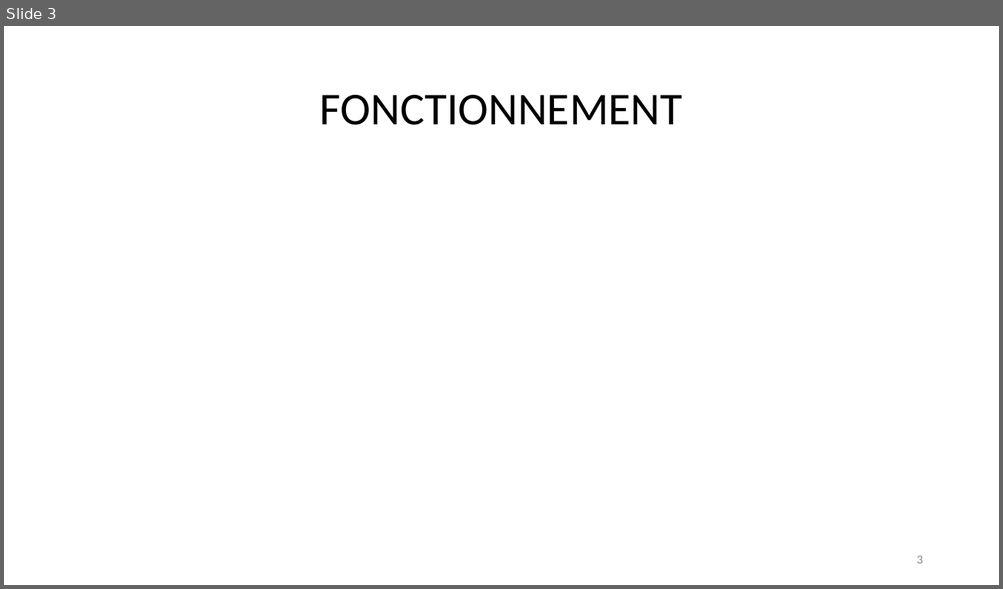
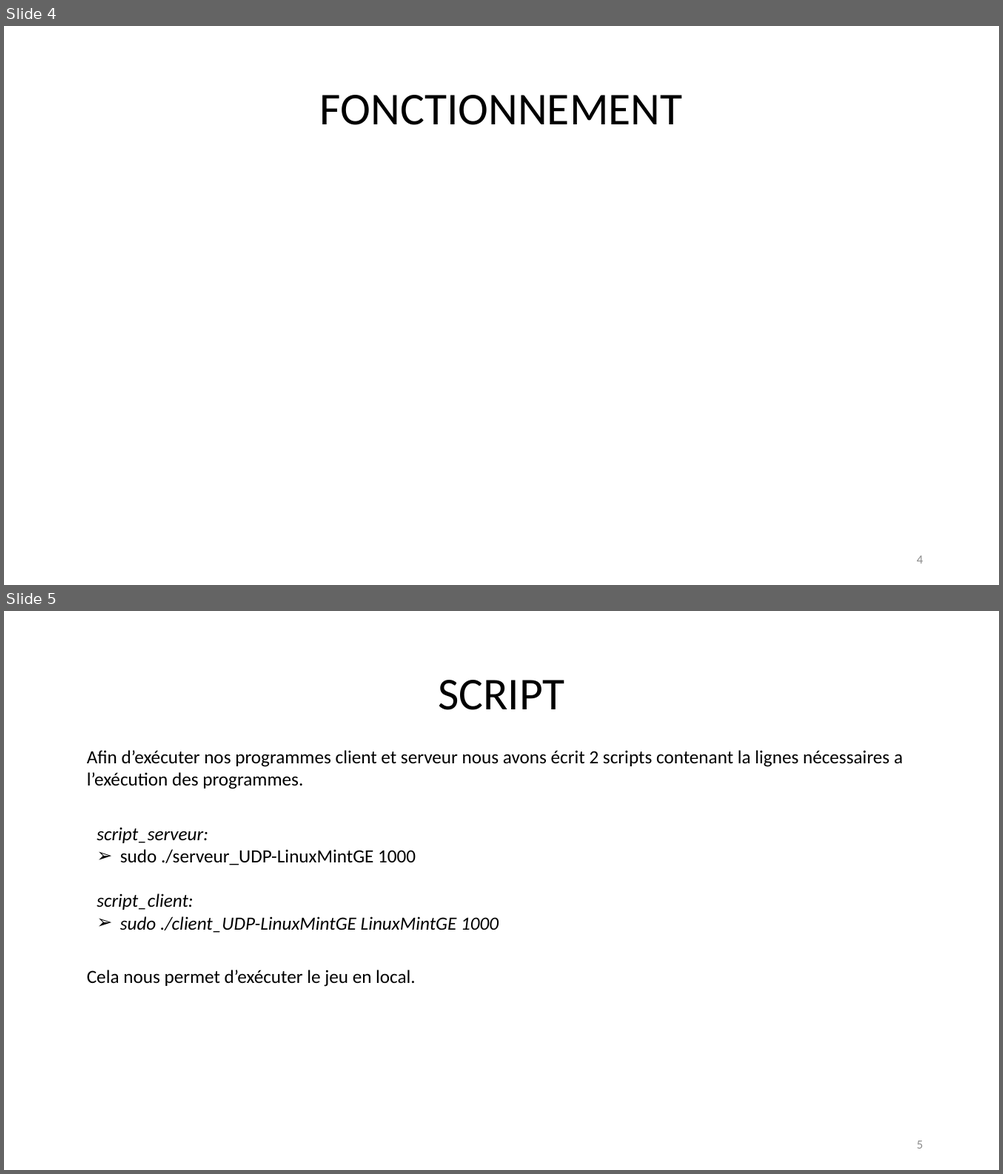
Before and after one commit to MourouMRMT/GuessNetwork, a slide deck: GuessNetwork.pptx. Shown one above the other, each under a label of ours: slide 3 before the commit, slides 4 and 5 after it. The pictures are 1003x589 and 1003x1174 pixels, drawn with LibreOffice and Linux fonts; fonts in the diff are those of the drawing. Boxes give left, top, right and bottom in pixels: in the first picture for what was removed or moved away, otherwise in the second. Text is boxed around its words. In the diff, an @@ line names an element or a change of style, - is before the commit and + after.

```diff
--- a/GuessNetwork.pptx
+++ b/GuessNetwork.pptx
@@ slide 5 added at (x1=4, y1=611, x2=999, y2=1170), background #FFFFFF @@
@@ title added at (x1=438, y1=680, x2=565, y2=710), 44 pt, text #000000 @@
+SCRIPT
@@ text added at (x1=87, y1=750, x2=902, y2=789), 18 pt, text #000000 @@
+Afin d’exécuter nos programmes client et serveur nous avons écrit 2 scripts contenant la lignes nécessaires a l’exécution des programmes.
@@ text added at (x1=96, y1=827, x2=498, y2=933), 18 pt, text #000000, italic @@
+script_serveur:
+➢ sudo ./serveur_UDP-LinuxMintGE 1000
+script_client:
+➢ sudo ./client_UDP-LinuxMintGE LinuxMintGE 1000
@@ text added at (x1=87, y1=970, x2=415, y2=987), 18 pt, text #000000 @@
+Cela nous permet d’exécuter le jeu en local.
@@ page number added at (x1=916, y1=1141, x2=922, y2=1149), 12 pt, text #8C8C8C @@
+5
@@ what was slide 3 is now slide 4 @@
@@ page number at (x1=916, y1=556, x2=922, y2=564): text changed @@
-3
+4
```
Also in this commit, not shown: 1 other slide added, 2 other files.
